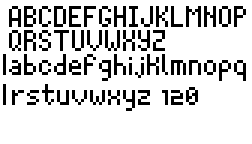
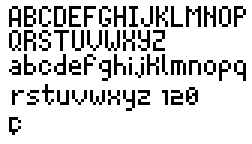
Layered file, before and after one edit (252x144). Changes by layer:
painted on "Fundo" over left=3, top=54, right=21, bottom=135
